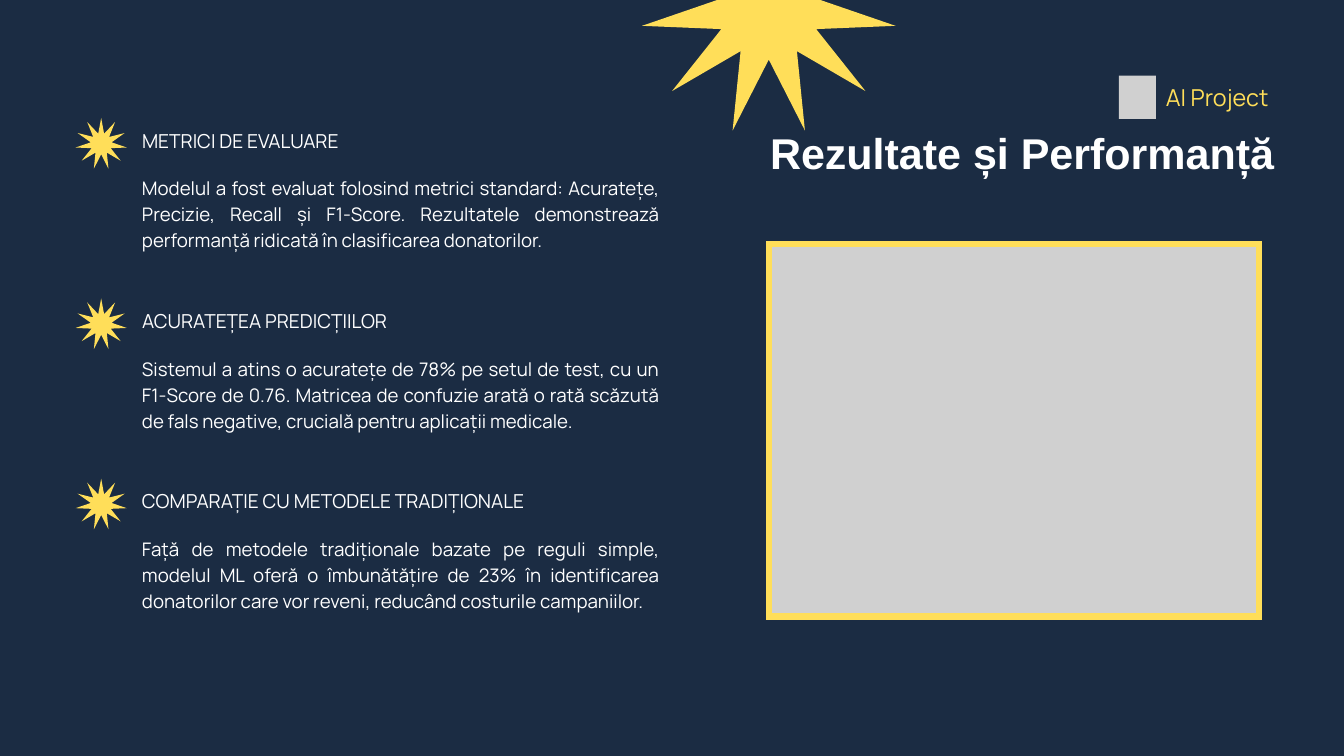
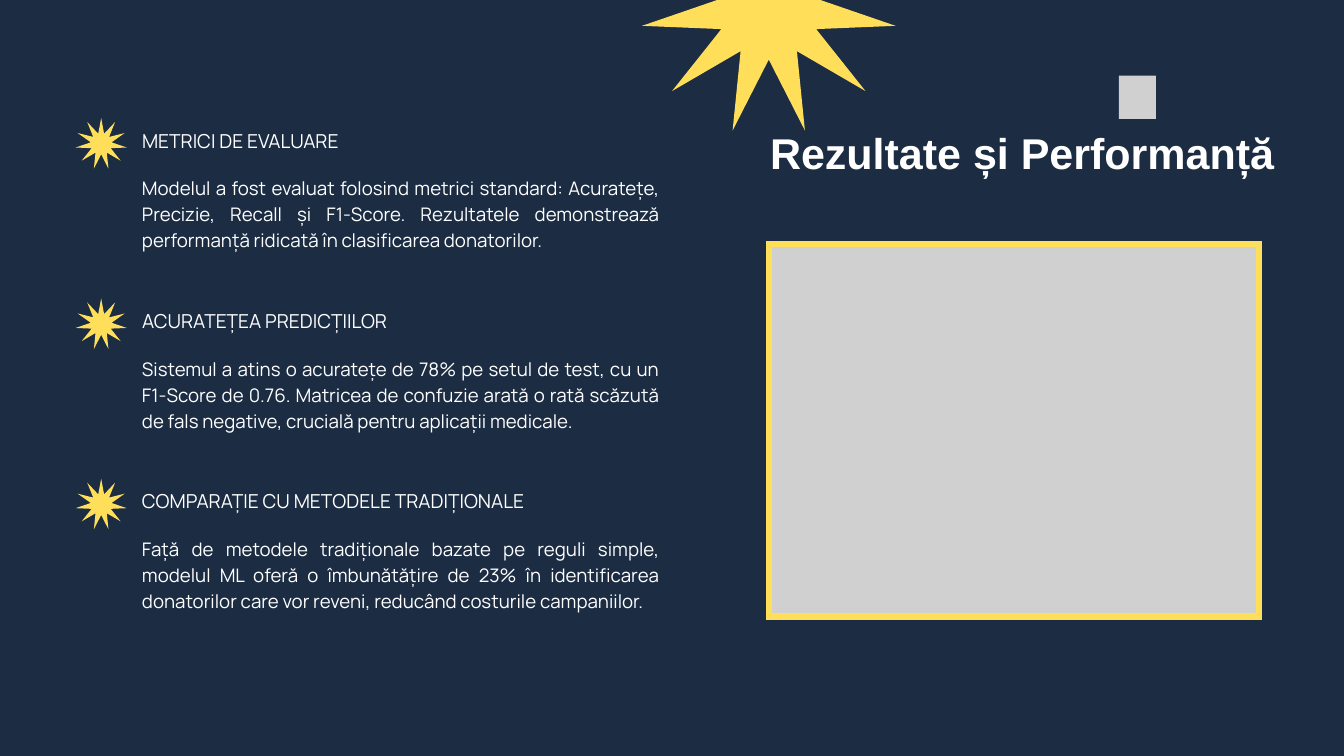
Before and after one commit to Raul124-afk/Proiect_sistemeInteligente, a slide deck: slide 7 of Proiect Sisteme Inteligente.pptx (slide 6 before the commit). Drawn at 1344x756 pixels with LibreOffice and Linux fonts; fonts in the diff are those of the drawing; grey boxes stand for pictures. Boxes give left, top, right and bottom in pixels: in the first picture for what was removed or moved away, otherwise in the second. Text is boxed around its words. In the diff, an @@ line names an element or a change of style, - is before the commit and + after.

```diff
--- a/Proiect Sisteme Inteligente.pptx
+++ b/Proiect Sisteme Inteligente.pptx
@@ text removed at (x1=1166, y1=89, x2=1269, y2=112) @@
-AI Project
```
Also in this commit, not shown: 1 slide added.
